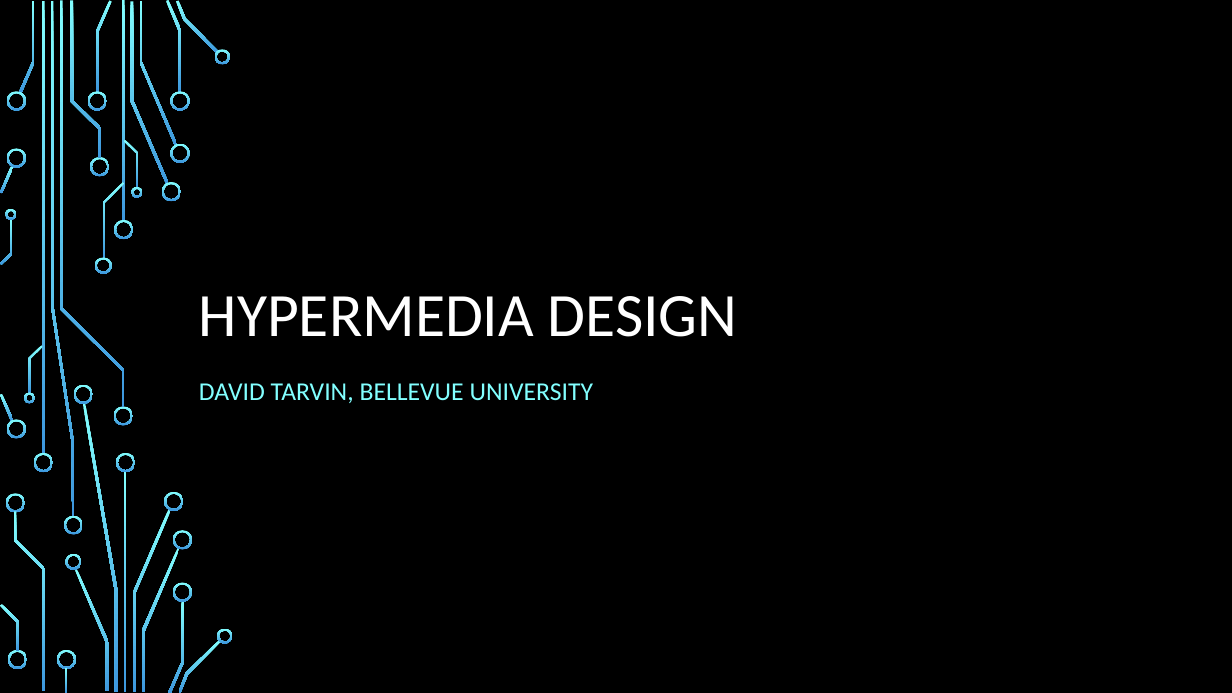
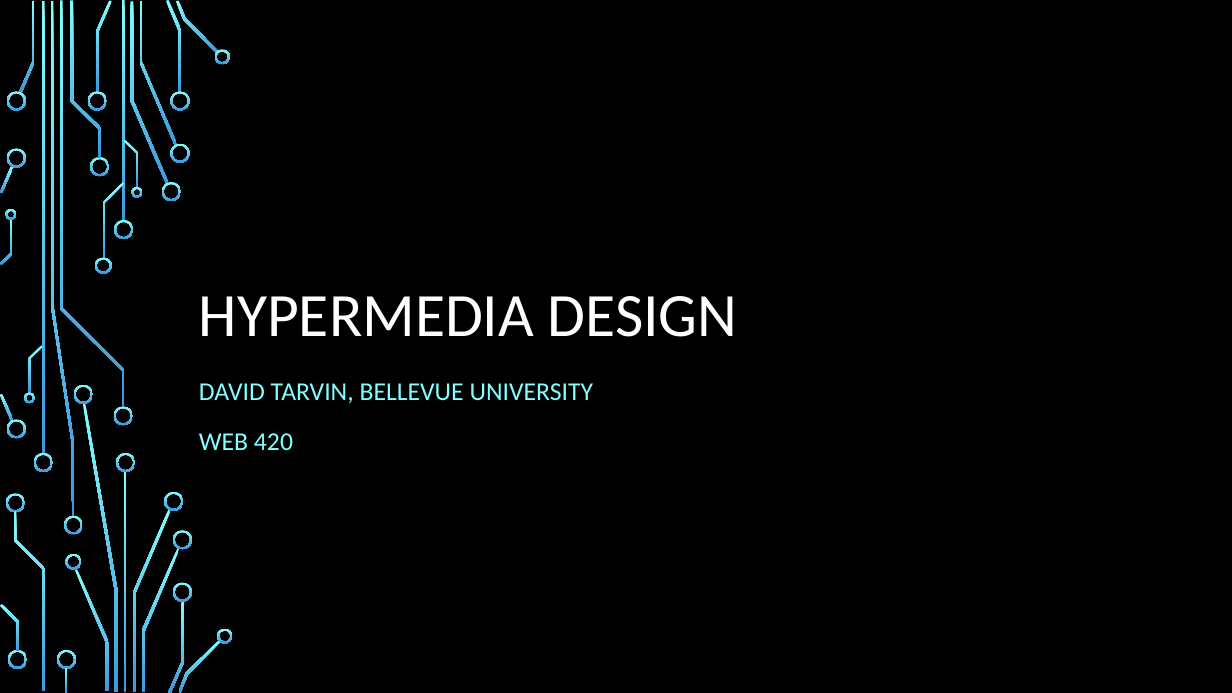
Before and after one commit to dtarvin/web-420, a slide deck: slide 1 of week-6/Hypermedia-design.pptx. Drawn at 1232x693 pixels with LibreOffice and Linux fonts; fonts in the diff are those of the drawing; background and template pictures are left out. Boxes give left, top, right and bottom in pixels: in the first picture for what was removed or moved away, otherwise in the second. Text is boxed around its words. In the diff, an @@ line names an element or a change of style, - is before the commit and + after.

Commit message:
update powerpoint from week 6

```diff
--- a/week-6/Hypermedia-design.pptx
+++ b/week-6/Hypermedia-design.pptx
@@ subtitle at [199, 433, 293, 450]: paragraph added @@
+WEB 420
```
